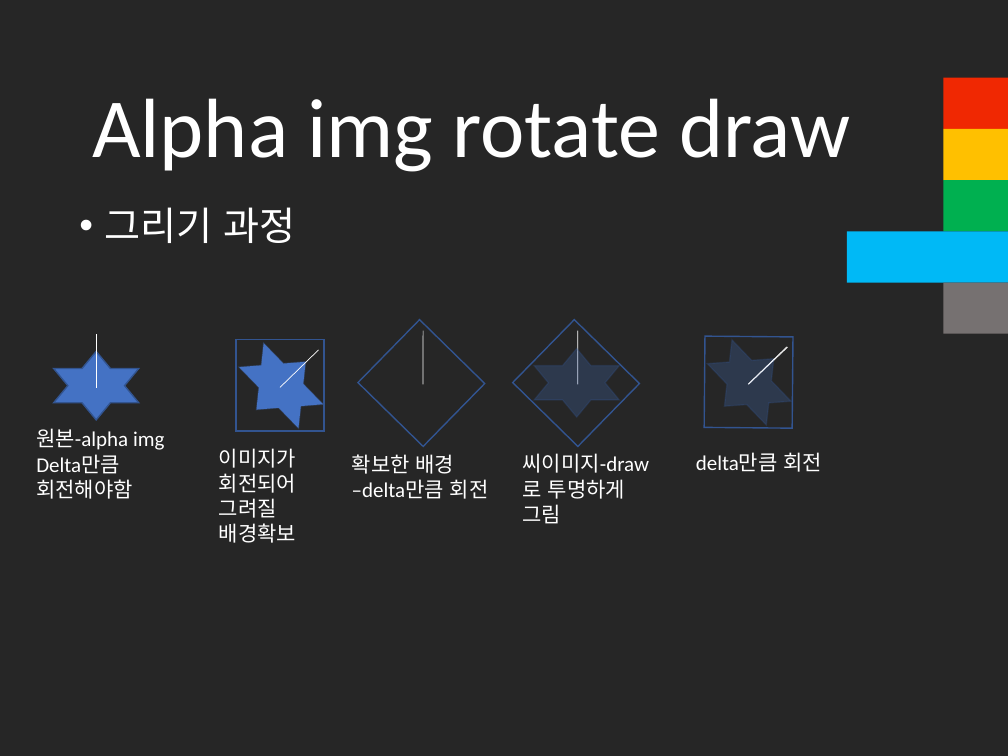
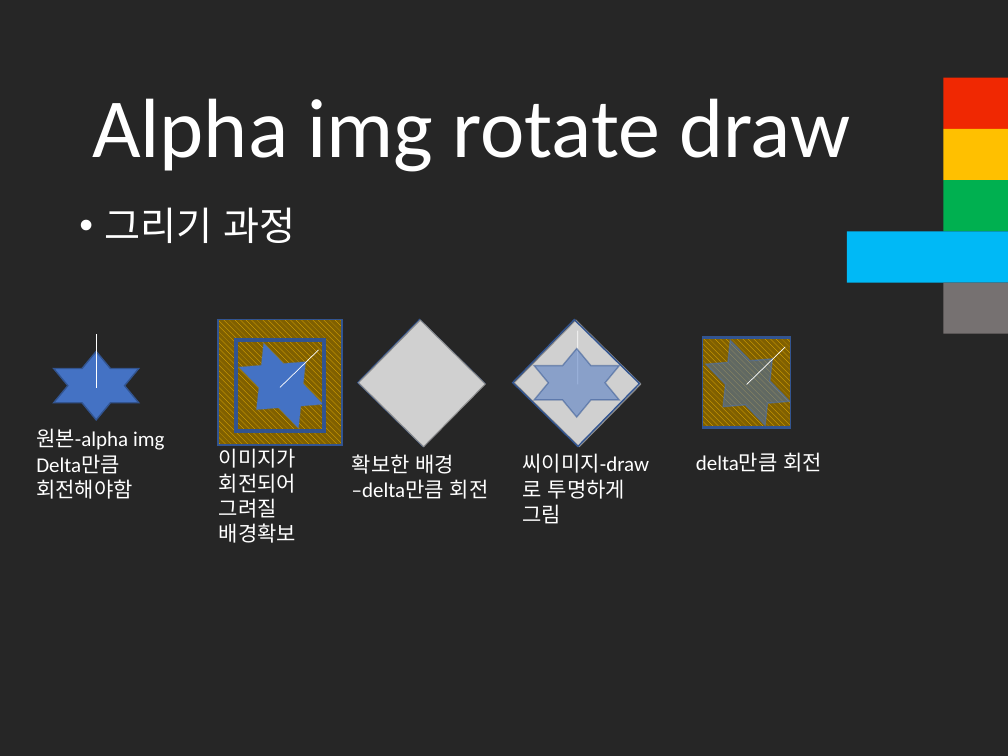
Before and after one commit to cmTEJAVA/Satellite, a slide deck: slide 10 of 발표자료/API 텀프로젝트 발표자료.pptx. Drawn at 1008x756 pixels with LibreOffice and Linux fonts; fonts in the diff are those of the drawing; grey boxes stand for pictures. Boxes give left, top, right and bottom in pixels: in the first picture for what was removed or moved away, otherwise in the second. Text is boxed around its words. In the diff, an @@ line names an element or a change of style, - is before the commit and + after.

```diff
--- a/발표자료/API 텀프로젝트 발표자료.pptx
+++ b/발표자료/API 텀프로젝트 발표자료.pptx
@@ rectangle added at (218, 320, 342, 445), fill pattern #FFC000 on #806000, outline #325491 1 pt @@
@@ picture added at (358, 320, 485, 447) @@
@@ picture added at (514, 320, 641, 447) @@
@@ star at (694, 329, 802, 437): fill #4472C4 at 25% opacity to #4472C4 at 50% opacity; outline #325491 1 pt to #4472C4 1 pt @@
@@ rectangle at (236, 340, 324, 431): outline #325491 1 pt to #325491 3 pt @@
@@ star at (534, 349, 619, 417): fill #4472C4 at 25% opacity to #4472C4 at 50% opacity @@
@@ rectangle added at (703, 338, 790, 426), fill pattern #FFC000 on #806000, outline #325491 1 pt @@
@@ line removed from (748, 384) to (787, 347) @@
```
Also in this commit, not shown: 1 other slide changed, 3 other files.
